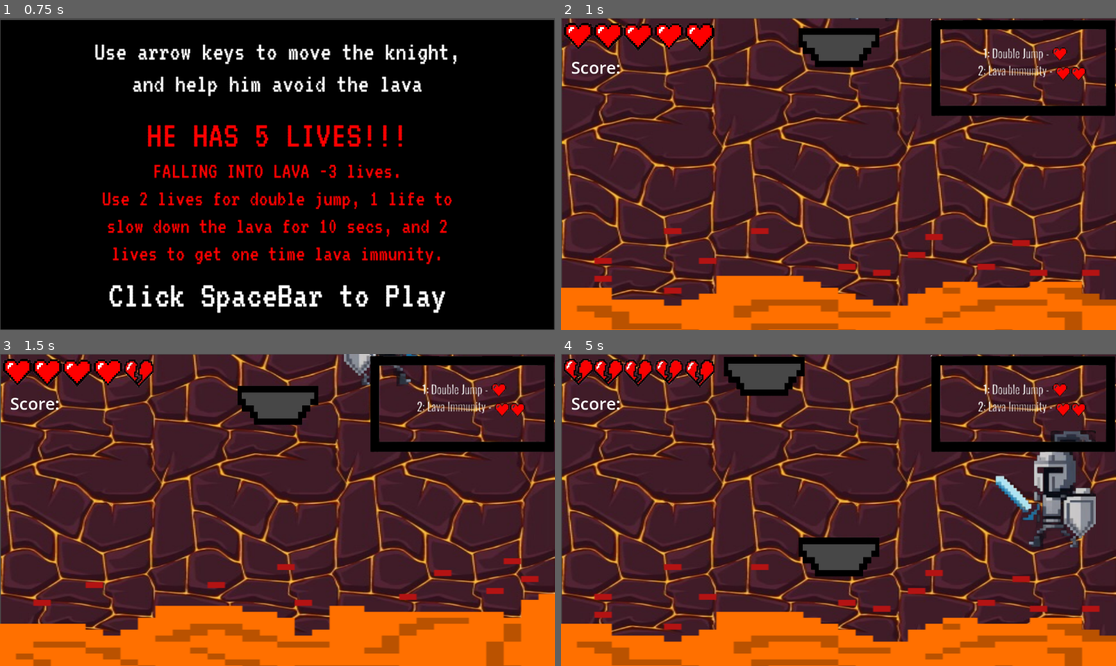
Above: before the commit, frames 1-4 (two rows, left to right).
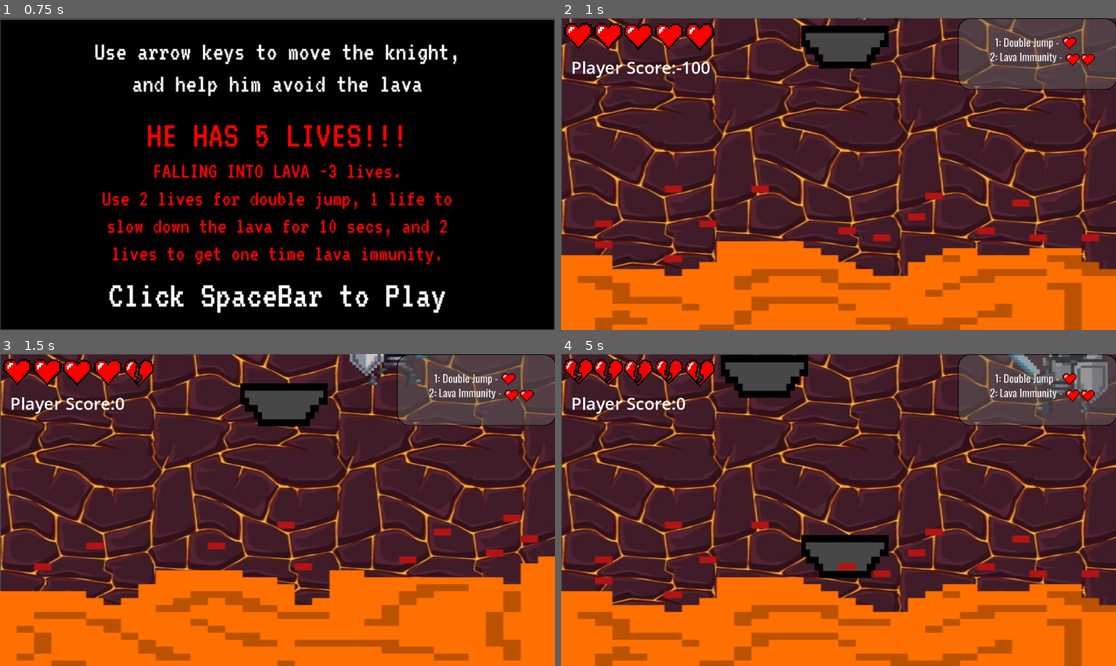
Above: after the commit, the same moments.

Repository: sgcoder123/The_Last_Climb
Game: Godot game, scene res://intro.tscn
Same seed, same stepped clock (60 frames per second), same inputs: the game is played once before the commit and once after it.
Inputs:
- Up to frame 1 (0.75 s): tap Enter at 0.5 s; hold Right (ui_right) from 0.53 s (still down); tap Space at 0.6 s
- Up to frame 2 (1 s): keep holding Right (ui_right); tap Space at 0.77 s
- Up to frame 3 (1.5 s): keep holding Right (ui_right); tap Space at 1.07 s; tap 1 at 1.35 s
- Up to frame 4 (5 s): tap Space at 1.52, 1.55, 1.82, 2.3, 2.85, 3.02, 3.32, 3.77, 3.8, 4.07, 4.52, 4.55, 4.82 s; release Right (ui_right) at 2.03 s; hold Left (ui_left) 2.03-2.78 s; hold 2 2.03-2.78 s; hold Right (ui_right) 2.78-4.28 s; hold 1 3.53-4.28 s; hold Left (ui_left) from 4.28 s (still down); tap 2 at 4.35 s

Frame 1 is identical in both runs. In frame 2, 44% of the frame differs, in the area x 0-100%, y 0-100%; in frame 3, 43%; in frame 4, 46%.

Commit message:
Completed score count

Diff:
--- a/main.tscn
+++ b/main.tscn
@@ -10,10 +10,10 @@
 [ext_resource type="Texture2D" uid="uid://csepbd53q5bh8" path="res://IMG_5908.jpeg" id="8_5vw27"]
 [ext_resource type="Texture2D" uid="uid://b0kl5qyqp0l25" path="res://IMG_4199.png" id="9_kek77"]
 [ext_resource type="Texture2D" uid="uid://bcsol74x0jitg" path="res://IMG_2929-removebg-preview.png" id="10_4c57u"]
-[ext_resource type="Texture2D" uid="uid://byar5fmd20cc7" path="res://Untitled_presentation-8-removebg-preview.png" id="11_efxa6"]
+[ext_resource type="Texture2D" uid="uid://cwunrhtu3ljde" path="res://Untitled presentation-9.png" id="11_efxa6"]
 
 [sub_resource type="RectangleShape2D" id="RectangleShape2D_vivmo"]
-size = Vector2(319.44696, 162.38608)
+size = Vector2(318.20233, 163.21454)
 
 [sub_resource type="GDScript" id="GDScript_272bh"]
 script/source = "extends CollisionShape2D
@@ -55,38 +55,38 @@
 [node name="Area2D" type="Area2D" parent="."]
 
 [node name="CollisionShape2D" type="CollisionShape2D" parent="Area2D"]
-position = Vector2(575.50006, 624)
+position = Vector2(574.75, 553.5)
 scale = Vector2(3.6156237, 1.207)
 shape = SubResource("RectangleShape2D_vivmo")
 script = SubResource("GDScript_272bh")
 
 [node name="Lava" type="AnimatedSprite2D" parent="Area2D"]
 z_index = 1
-position = Vector2(575.50006, 523.06)
-scale = Vector2(3.615625, 1.237875)
+position = Vector2(575.75, 449.24997)
+scale = Vector2(3.6078124, 1.4421878)
 sprite_frames = SubResource("SpriteFrames_w48qg")
 autoplay = "default"
 
 [node name="bg" type="Sprite2D" parent="."]
 z_index = -2
-position = Vector2(577, 358.5)
-scale = Vector2(2.3469388, 1.4591837)
+position = Vector2(578.50006, 322.49997)
+scale = Vector2(2.3530612, 1.3122451)
 texture = ExtResource("8_5vw27")
 
 [node name="Score" type="Label" parent="."]
 offset_left = 21.0
 offset_top = 78.0
-offset_right = 262.0
-offset_bottom = 133.0
+offset_right = 277.0
+offset_bottom = 138.0
 theme_override_font_sizes/font_size = 35
 text = "Score:"
 
 [node name="Platform" parent="." groups=["platforms"] instance=ExtResource("7_272bh")]
 z_index = -1
-position = Vector2(584.00006, 45.000008)
+position = Vector2(596, 44.000008)
 
 [node name="Player" parent="." instance=ExtResource("6_7mycd")]
-position = Vector2(609.99994, -124)
+position = Vector2(630, -123)
 
 [node name="Timer" type="Timer" parent="."]
 wait_time = 3.65
@@ -147,9 +147,9 @@
 scale = Vector2(0.43749997, 0.45591787)
 texture = ExtResource("10_4c57u")
 
-[node name="UntitledPresentation8RemovebgPreview" type="Sprite2D" parent="."]
-position = Vector2(961, 121.375)
-scale = Vector2(0.59759766, 0.6646666)
+[node name="UntitledPresentation9" type="Sprite2D" parent="."]
+position = Vector2(983, 91.00001)
+scale = Vector2(0.40338528, 0.38888887)
 texture = ExtResource("11_efxa6")
 
 [connection signal="body_entered" from="Area2D" to="." method="_on_area_2d_body_entered"]
--- a/platform.tscn
+++ b/platform.tscn
@@ -4,7 +4,7 @@
 [ext_resource type="Script" uid="uid://48hkboy00v7n" path="res://img_0026_removebg_preview.gd" id="2_s8bxr"]
 
 [sub_resource type="RectangleShape2D" id="RectangleShape2D_2cqfq"]
-size = Vector2(511.22546, 186.62712)
+size = Vector2(553.8276, 197.73605)
 
 [node name="Platform" type="Node2D"]
 scale = Vector2(0.32862213, 0.4500951)
@@ -13,11 +13,10 @@
 [node name="AnimatableBody2D" type="AnimatableBody2D" parent="."]
 
 [node name="Platform_img" type="Sprite2D" parent="AnimatableBody2D"]
-position = Vector2(-2.6626449, 0)
-scale = Vector2(1.2074631, 1.424636)
+scale = Vector2(1.3090647, 1.5687952)
 texture = ExtResource("1_mi635")
 
 [node name="CollisionShape2D" type="CollisionShape2D" parent="AnimatableBody2D" groups=["platforms"]]
-position = Vector2(-21.301058, 0)
+position = Vector2(-21.30107, 1.1108774)
 scale = Vector2(0.9999999, 0.99999964)
 shape = SubResource("RectangleShape2D_2cqfq")
--- a/player.gd
+++ b/player.gd
@@ -9,10 +9,12 @@
 
 
 var completed = []
-var score = str(completed.size)
-@onready var score_label = $Score
-func _score():
+var score = 0
+@onready var score_label = $"../Score"
+func score_text():
+	score = str((completed.size() -1) * 100)
 	score_label.text = "Player Score:" + score
+
 func _physics_process(delta: float) -> void:
 	# Add the gravity.
 	if not is_on_floor():
@@ -44,6 +46,7 @@
 				completed.append(collision.get_collider().get_instance_id())
 				print(collision.get_collider().get_instance_id())
 				print(completed)
+	score_text()
 
 func _process(_delta: float) -> void:
 	if $Knight10 == null:
--- a/player.tscn
+++ b/player.tscn
@@ -4,7 +4,7 @@
 [ext_resource type="Script" uid="uid://bwtl3cjbmd6cj" path="res://player.gd" id="1_onrkg"]
 
 [sub_resource type="RectangleShape2D" id="RectangleShape2D_onrkg"]
-size = Vector2(160.67036, 255.75)
+size = Vector2(148.69492, 241.5)
 
 [node name="Player" type="CharacterBody2D"]
 position = Vector2(73.99999, -41)
@@ -12,10 +12,10 @@
 script = ExtResource("1_onrkg")
 
 [node name="CollisionShape2D" type="CollisionShape2D" parent="."]
-position = Vector2(-30.437534, -3)
+position = Vector2(-39.419098, 0.75)
 shape = SubResource("RectangleShape2D_onrkg")
 
 [node name="Knight10" type="Sprite2D" parent="."]
-position = Vector2(1.9958496, -1)
-scale = Vector2(0.7484642, 0.7454545)
+position = Vector2(0.99795914, 1.5258789e-05)
+scale = Vector2(0.7935109, 0.73787874)
 texture = ExtResource("1_4flbx")
Binary file added: Untitled presentation-9.png
Not shown, changed: Untitled presentation-9.png.import
Binary file removed: Untitled_presentation-8-removebg-preview.png
